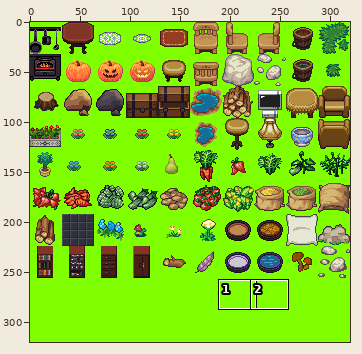
File history of a sprite sheet, src/main/resources/base/img/tiles-new.png. The first picture is a wide view before the edit; the outline marks the close-up.
Close-up. Before the commit:
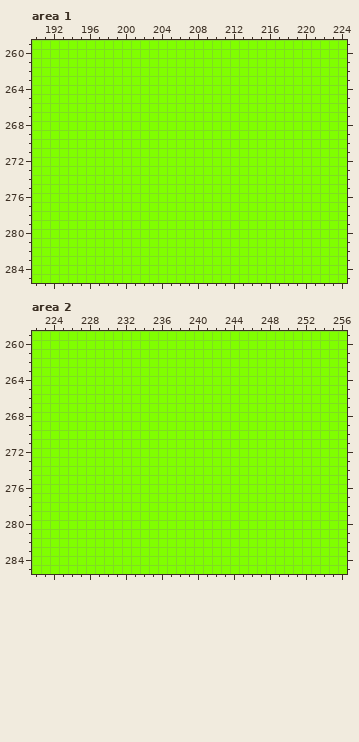
The file is 320x320 pixels. Colours within 5 levels of each other are drawn and written as one. Shown: area 1: x 190..224, y 259..285; area 2: x 222..256, y 259..285. The commit also changed other parts of the picture, which this record leaves out.
After:
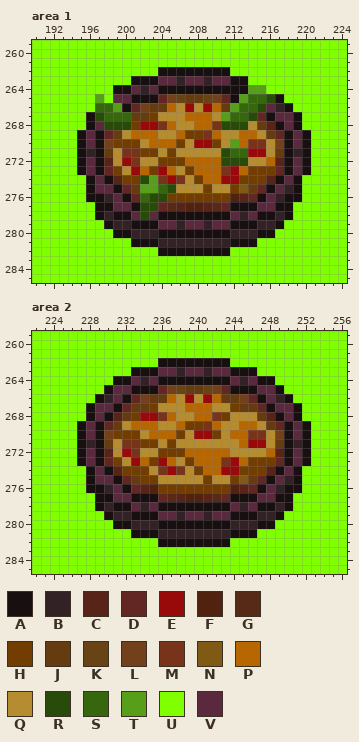
Palette (. is transparent): A #180f10  B #322125  C #592418  D #632723  E #980909  F #50220f  G #572a17  H #723d00  J #653b10  K #684415  L #72411c  M #78341b  N #805914  P #b66701  Q #b68c31  R #284b09  S #36670c  T #579f1b  U #80ff00  V #5a293d
What changed:
Changed rows in their new state; - is an unchanged pixel.
Area 1:
first column x 195:
262 ---------AAAAAAAA---------
263 ------AAAVVBVVBVVAA-------
264 ----AAVBVAAAAAAAAAATT-----
265 --T-VVAAADLKJJKLDATSSRA---
266 --SSTADLJJPQEQEPJTSSRVBA--
267 -ARSSSJJHQQQPPPQTSSRDAVVA-
268 -AVRRRHEEMPQQPPMRRRQJCAVA-
269 AVADJQPPPQQPHHMPQQPPQJDAVA
270 AVALHHHQPPPHQEEHQTPMMQLAVA
271 ABAJQMMHHQHQQQQQRSSEEQJABA
272 AVACQEMQQHHHPPPPRRRQQPCAVA
273 AVADHQEPHEPQHPPPMEPHHHDAVA
274 -AVACHHRTMEMQHPPEEHHHCAVA-
275 -AVVADJTTSRQQQHQQHNJDAVBA-
276 -AABVADSRRHHHHHHHFCDAVBAA-
277 --AAVVARRDGCFFCGDAAAVVAA--
278 --ABAAVRVAAAAAAAAVBVAABA--
279 ---ABBAAAVVBVVBVVAAABBA---
280 ----AABBBAAAAAAAABBBAA----
281 ------AAABBBBBBBBAAA------
282 ---------AAAAAAAA---------
Area 2:
first column x 227:
262 ---------AAAAAAAA---------
263 ------AAAVVBVVBVVAAA------
264 ----AAVBVAAAAAAAAVBVAA----
265 ---AVVAAADLKJJKLDAAAVVA---
266 --ABVADLJJPQEQEPJJLDAVBA--
267 -AVVADJJHQQQPPPQQHJJDAVVA-
268 -AVACJHEEMPQQPPMHQQQJCAVA-
269 AVADJQPPPQQPHHMPQQPPQJDAVA
270 AVALHHHQPPPHQEEHQPPMMQLAVA
271 ABAJQMMHHQHQQQQQQQPEEQJABA
272 AVACQEMQQHHHPPPPPQQQQPCAVA
273 AVADHQEPHEPQHPPPMEPHHHDAVA
274 -AVACHHHQMEMQHPPEEHHHCAVA-
275 -AVVADJHHQQQQQHQQHNJDAVBA-
276 -AABVADCFHHHHHHHHFCDAVBAA-
277 --AAVVAAADGCFFCGDAAAVVAA--
278 --ABAAVBVAAAAAAAAVBVAABA--
279 ---ABBAAAVVBVVBVVAAABBA---
280 ----AABBBAAAAAAAABBBAA----
281 ------AAABBBBBBBBAAA------
282 ---------AAAAAAAA---------
Changed places in both close-ups, as pixel boxes (x1, y1, x2, y2):
changed: (77, 67, 311, 256)
changed: (77, 358, 311, 547)
